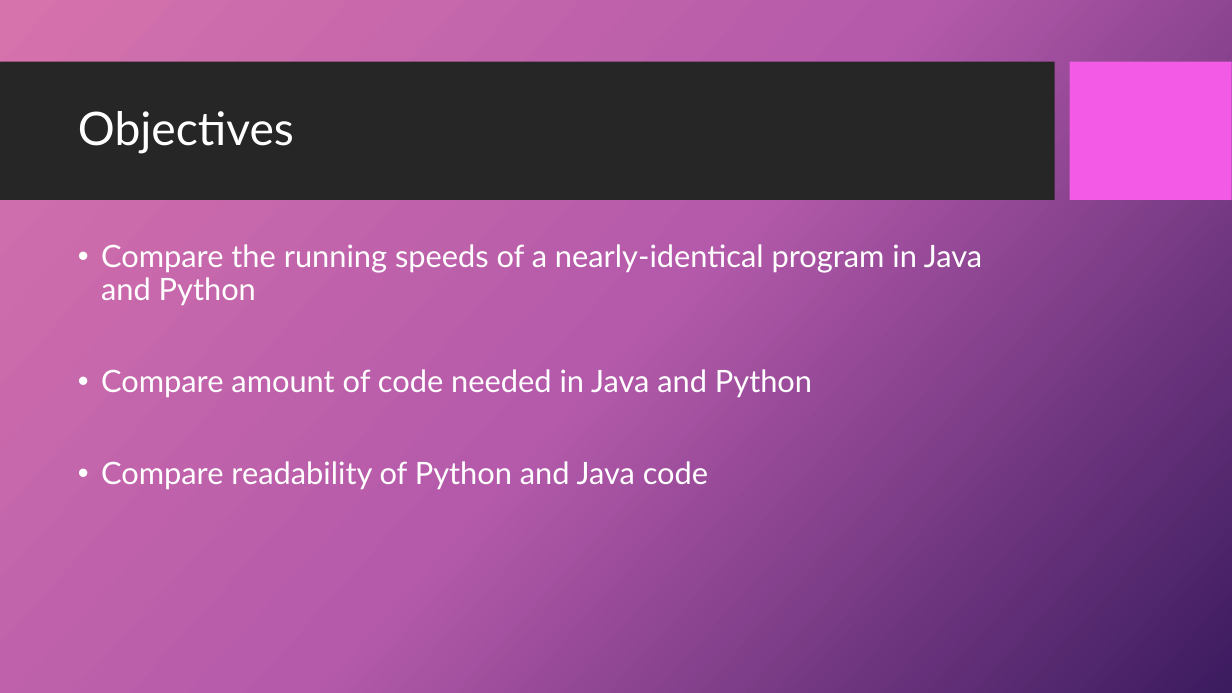
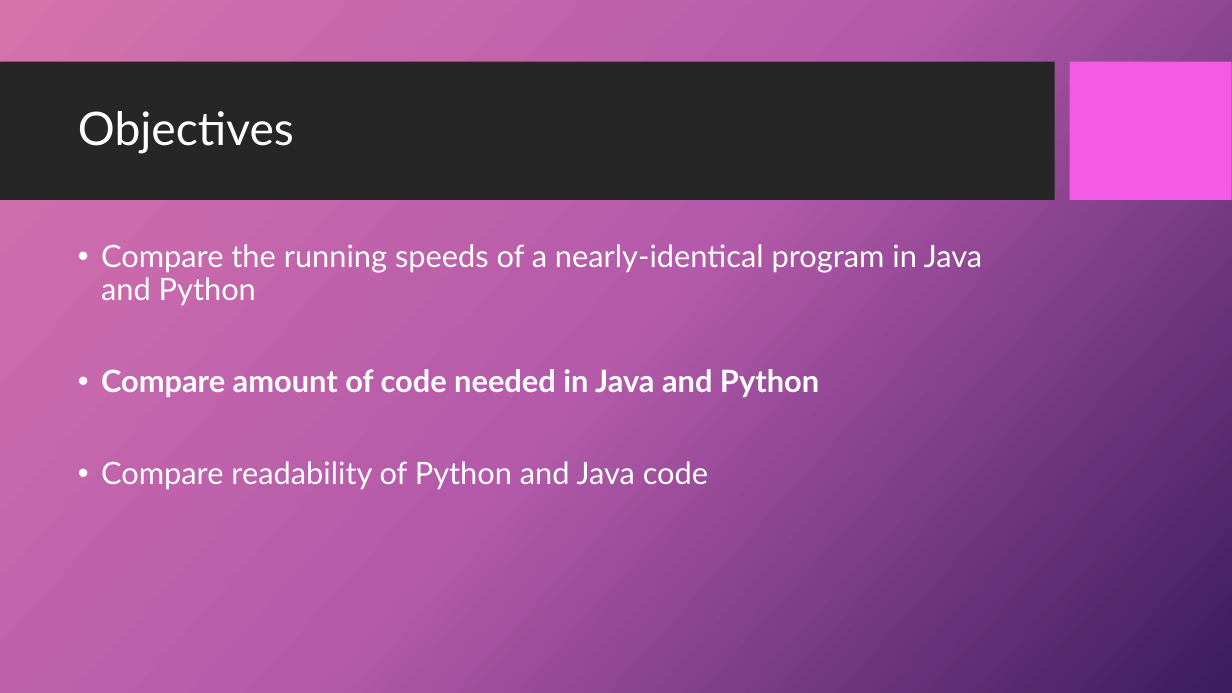
Before and after one commit to SaltyLightning/PythonFinalProject, a slide deck: slide 4 of Presentation.pptx. Drawn at 1232x693 pixels with LibreOffice and Linux fonts; fonts in the diff are those of the drawing; background and template pictures are left out. Boxes give left, top, right and bottom in pixels: in the first picture for what was removed or moved away, otherwise in the second. Text is boxed around its words. In the diff, an @@ line names an element or a change of style, - is before the commit and + after.

```diff
--- a/Presentation.pptx
+++ b/Presentation.pptx
@@ text at <box>101,369,819,397</box>: bold on in "Compare amount of code needed in Java ..." @@
```
Also in this commit, not shown: 5 other slides changed, 7 other files.
